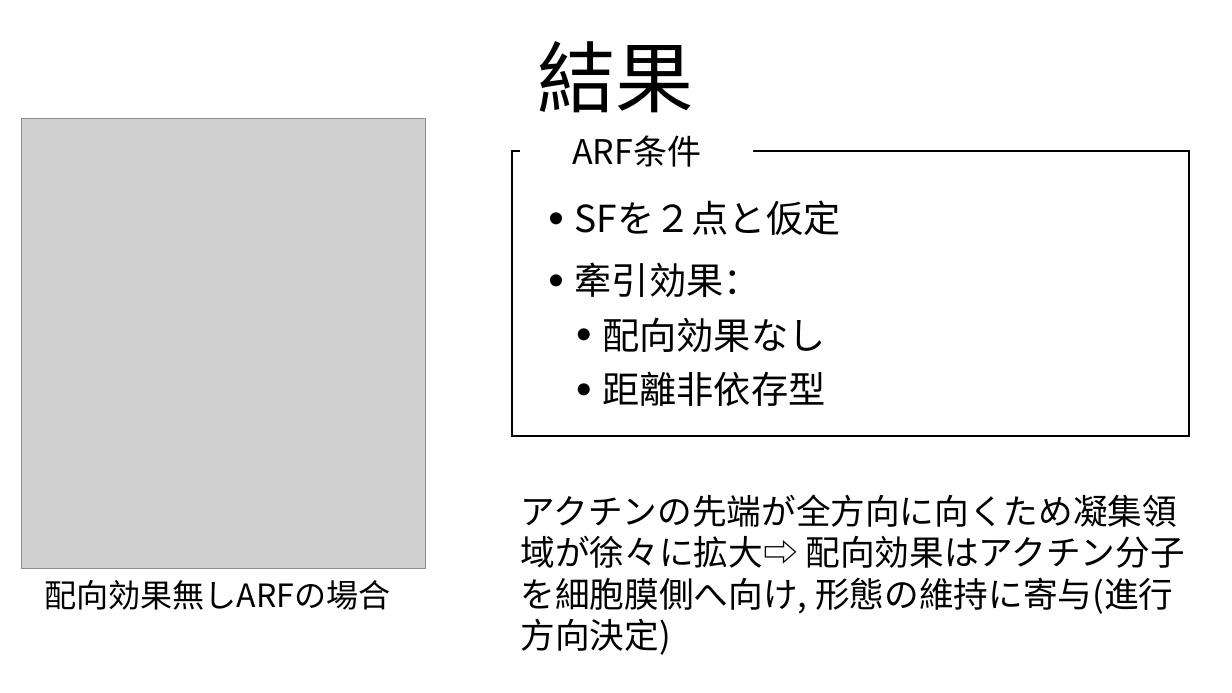
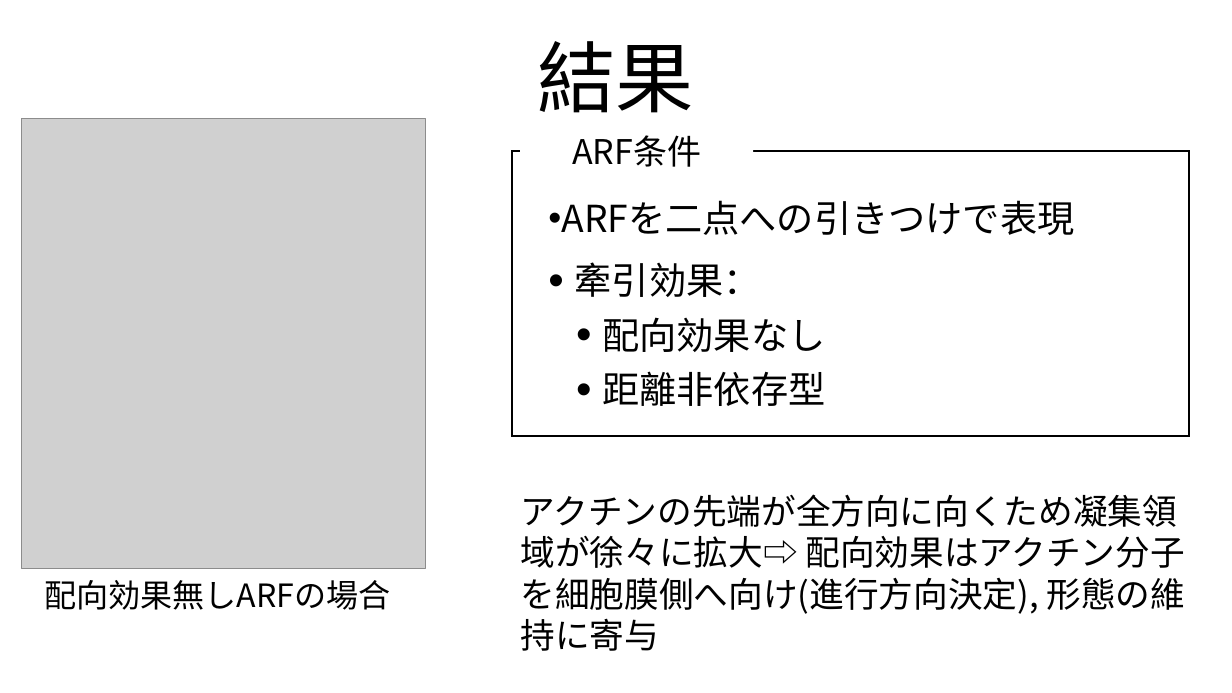
Before and after one commit to tokumaga81/ackera, a slide deck: slide 29 of tokunaga_mp.pptx. Drawn at 1232x693 pixels with LibreOffice and Linux fonts; fonts in the diff are those of the drawing; grey boxes stand for pictures. Boxes give left, top, right and bottom in pixels: in the first picture for what was removed or moved away, otherwise in the second. Text is boxed around its words. In the diff, an @@ line names an element or a change of style, - is before the commit and + after.

```diff
--- a/tokunaga_mp.pptx
+++ b/tokunaga_mp.pptx
@@ text added at bbox=[561, 200, 1074, 235], 58 pt, text #000000 @@
+• ARFを二点への引きつけで表現
@@ text removed at bbox=[575, 200, 841, 235] @@
-• SFを２点と仮定
@@ text at bbox=[521, 494, 1185, 651]: text changed @@
-アクチンの先端が全方向に向くため凝集領域が徐々に拡大⇨ 配向効果はアクチン分子を細胞膜側へ向け, 形態の維持に寄与(進行方向決定)
+アクチンの先端が全方向に向くため凝集領域が徐々に拡大⇨ 配向効果はアクチン分子を細胞膜側へ向け(進行方向決定), 形態の維持に寄与
```
Also in this commit, not shown: 18 other slides changed, 2 other files.
